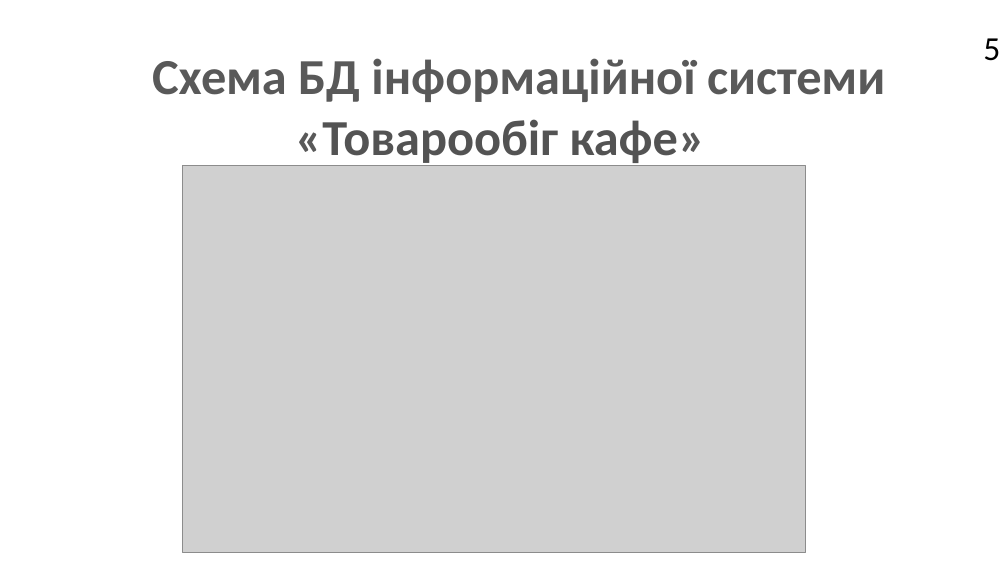
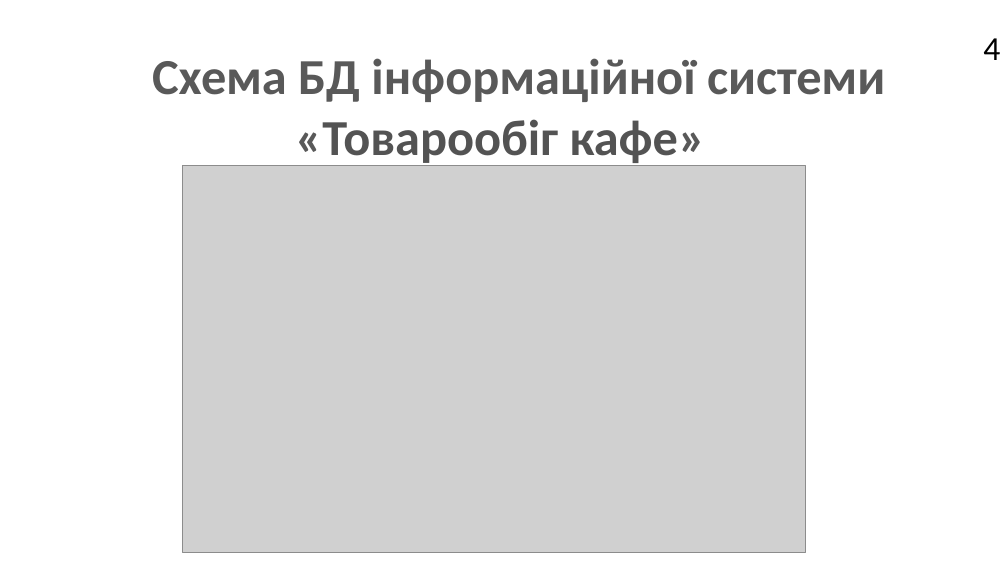
Before and after one commit to TigroviyRyletik/KyrsovaRobota, a slide deck: slide 4 of Шаблон презентації для КР.pptx. Drawn at 1008x567 pixels with LibreOffice and Linux fonts; fonts in the diff are those of the drawing; grey boxes stand for pictures; background and template pictures are left out. Boxes give left, top, right and bottom in pixels: in the first picture for what was removed or moved away, otherwise in the second. Text is boxed around its words. In the diff, an @@ line names an element or a change of style, - is before the commit and + after.

```diff
--- a/Шаблон презентації для КР.pptx
+++ b/Шаблон презентації для КР.pptx
@@ text at box(983, 38, 1000, 60): text changed @@
-5
+4
```
Also in this commit, not shown: 1 other slide changed.
